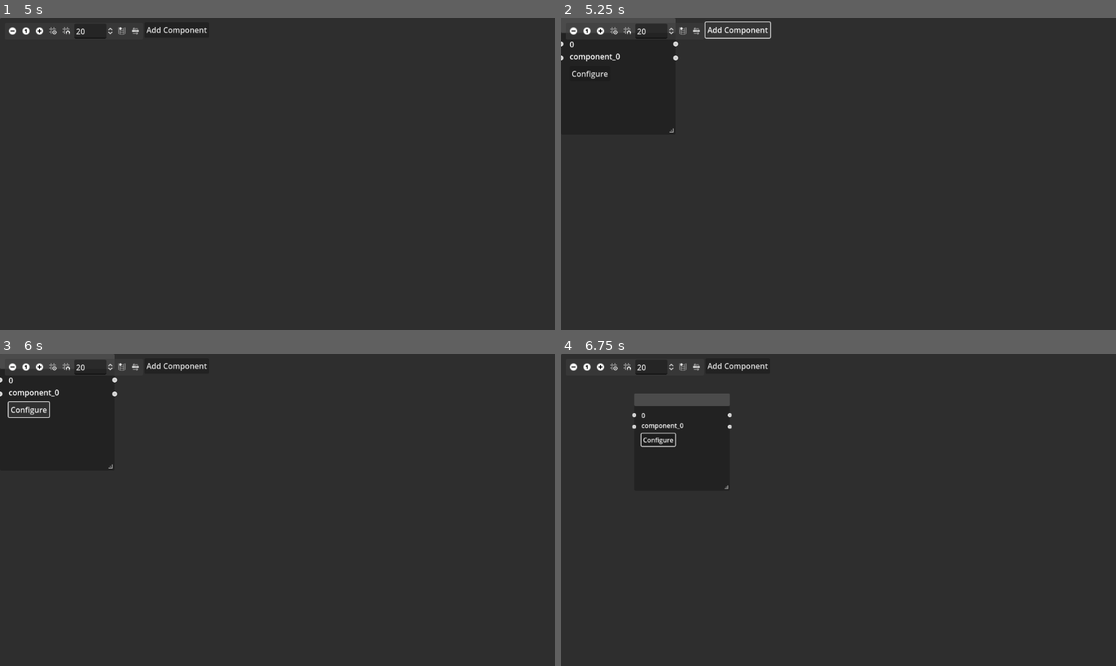
Above: before the commit, frames 1-4 (two rows, left to right).
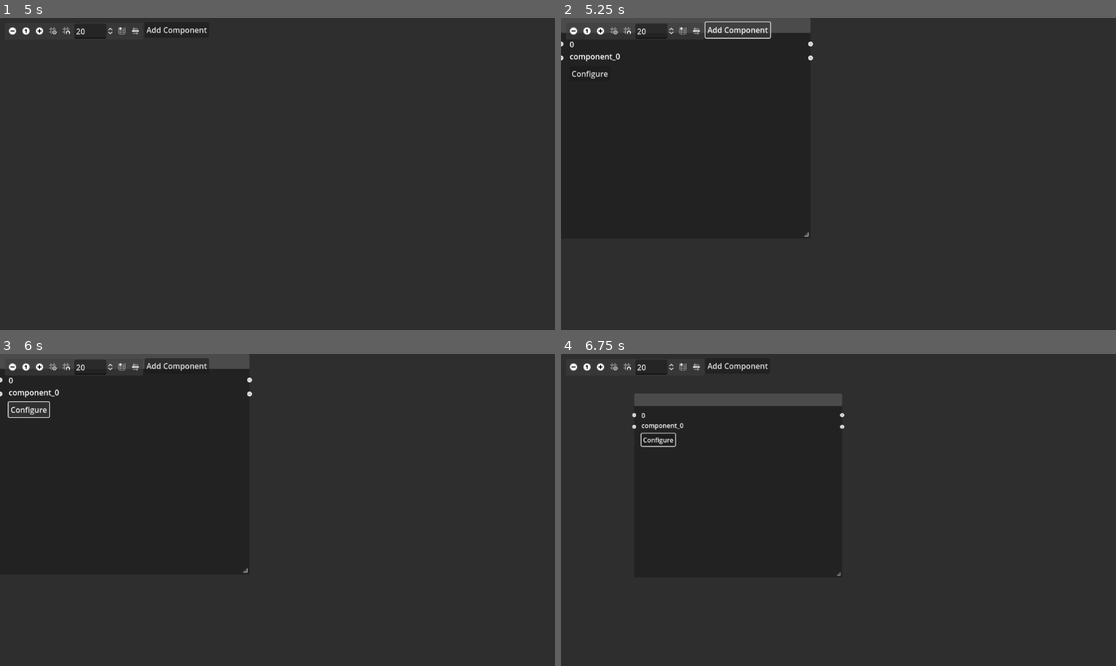
Above: after the commit, the same moments.

Repository: HuyChu92/dtc-dr
Game: Godot game, scene res://raster.tscn
The game is run twice, just before and just after one commit, with the same random seed, the same clock (stepped at 60 frames per second) and the same inputs.
Inputs (mouse positions are in pixels of both pictures, inside the frame that each line leads up to):
- Up to frame 1 (5 s): click (11, 30) at 0.5 s; click (38, 30) at 1.25 s; click (55, 30) at 2 s; click (66, 30) at 2.75 s; click (122, 30) at 3.5 s; click (133, 30) at 4.25 s
- Up to frame 2 (5.25 s): click "Add Component" at 5 s
- Up to frame 3 (6 s): click "Configure" at 5.75 s
- Up to frame 4 (6.75 s): click (572, 366) at 6.5 s

Frame 1 is identical in both runs. In frame 2, 0.6% of the frame differs, in the area x 19-46%, y 0-71%; in frame 3, 0.7%; in frame 4, 0.9%, in the area x 29-52%, y 12-72%.

Commit message:
Add files via upload

Diff:
--- a/digital-twin-configurator-godot-files/component-receive.tscn
+++ b/digital-twin-configurator-godot-files/component-receive.tscn
@@ -98,7 +98,6 @@
 grow_vertical = 2
 scale = Vector2(0.988867, 1)
 mouse_filter = 1
-show_close = true
 resizable = true
 slot/0/left_enabled = true
 slot/0/left_type = 0
@@ -139,6 +138,5 @@
 
 [node name="HTTPPost" type="HTTPRequest" parent="."]
 
-[connection signal="close_request" from="." to="." method="_on_close_request"]
 [connection signal="resize_request" from="." to="." method="_on_resize_request"]
 [connection signal="request_completed" from="HTTPPost" to="." method="_on_http_post_request_completed"]
--- a/digital-twin-configurator-godot-files/component-send.tscn
+++ b/digital-twin-configurator-godot-files/component-send.tscn
@@ -16,7 +16,6 @@
 grow_vertical = 2
 scale = Vector2(0.988867, 1)
 mouse_filter = 1
-show_close = true
 resizable = true
 slot/0/left_enabled = true
 slot/0/left_type = 0
@@ -95,7 +94,6 @@
 
 [node name="HTTPRequest" type="HTTPRequest" parent="."]
 
-[connection signal="close_request" from="." to="." method="_on_close_request"]
 [connection signal="resize_request" from="." to="." method="_on_resize_request"]
 [connection signal="pressed" from="ConfigureButton" to="." method="_on_configure_button_pressed"]
 [connection signal="pressed" from="Line2/Button" to="." method="_on_button_pressed"]
--- a/digital-twin-configurator-godot-files/component.tscn
+++ b/digital-twin-configurator-godot-files/component.tscn
@@ -10,13 +10,12 @@
 anchor_bottom = 0.5
 offset_left = -120.0
 offset_top = -192.0
-offset_right = 118.0
-offset_bottom = 50.0
+offset_right = 398.0
+offset_bottom = 266.0
 grow_horizontal = 2
 grow_vertical = 2
 scale = Vector2(0.988867, 1)
 mouse_filter = 1
-show_close = true
 resizable = true
 slot/0/left_enabled = true
 slot/0/left_type = 0
@@ -76,6 +75,5 @@
 custom_minimum_size = Vector2(0, 90)
 layout_mode = 2
 
-[connection signal="close_request" from="." to="." method="_on_close_request"]
 [connection signal="resize_request" from="." to="." method="_on_resize_request"]
 [connection signal="pressed" from="ConfigureButton" to="." method="_on_configure_button_pressed"]
--- a/digital-twin-configurator-godot-files/components.json
+++ b/digital-twin-configurator-godot-files/components.json
@@ -1 +1 @@
-[{"ComponentId":0,"component":{"id":0,"name":"component_0"}},{"ComponentId":1,"component":{"id":1,"name":"component_1"}},{"ComponentId":2,"component":{"id":2,"name":"component_2"}}]
+[{"ComponentId":0,"component":{"id":0,"name":"component_0"}}]
--- a/digital-twin-configurator-godot-files/project.godot
+++ b/digital-twin-configurator-godot-files/project.godot
@@ -12,7 +12,7 @@
 
 config/name="Godot-control"
 run/main_scene="res://raster.tscn"
-config/features=PackedStringArray("4.1", "Forward Plus")
+config/features=PackedStringArray("4.2", "Forward Plus")
 config/icon="res://icon.svg"
 
 [autoload]
--- a/digital-twin-configurator-godot-files/scripts/Component.gd
+++ b/digital-twin-configurator-godot-files/scripts/Component.gd
@@ -39,8 +39,31 @@
 		if item["ComponentId"] == ComponentId:
 			ComponentName = item["component"]["name"]
 			print("The component name for Id: ", ComponentId, " is: ", ComponentName)
-			_componentName.text = ComponentName
-			$IdLabel.text = str(ComponentId)
+
+
+
+			#_componentName.text = ComponentName
+			#$IdLabel.text = str(ComponentId)
+
+
+
+			var root = get_tree().get_root()
+			var getLocalNode = root.get_node("/root/Control/GraphEdit/" + ComponentName)
+			if getLocalNode:
+				var localNodeName = getLocalNode.get_name()
+				print("root:", root, " getNode:", ComponentName)
+				if str(localNodeName) == ComponentName:
+					var getLocalNodeId = root.get_node("/root/Control/GraphEdit/" + ComponentName + "/IdLabel")
+					var getLocalNodeLabel = root.get_node("/root/Control/GraphEdit/" + ComponentName + "/Line/ComponentName")
+					getLocalNodeLabel.text = ComponentName
+					ComponentName = self.ComponentName
+					getLocalNodeId.text = str(ComponentId)
+				else:
+					print("het is over")
+			else:
+				print("Node not found.")
+
+			#Node path:GraphEdit/component_0
 			break
 		else:
 			print("No matching component found for ComponentId: " , ComponentId )
@@ -51,8 +74,9 @@
 
 
 func _editedName(ComponentName):
-	self.ComponentName = ComponentName
-	_componentName.text = ComponentName
+	pass
+	#self.ComponentName = ComponentName
+	#_componentName.text = ComponentName
 
 
 
@@ -71,6 +95,9 @@
 
 
 func _on_configure_button_pressed():
+	ComponentName = get_name()
+	print("Current Node Name: ", ComponentName)
+
 	self.ComponentMenuVisBool = true
 	SignalHub.emit_signal("ComponentMenuStatus", ComponentMenuVisBool, ComponentName)
 	SignalHub.emit_signal("NodeInformation", ComponentName)
